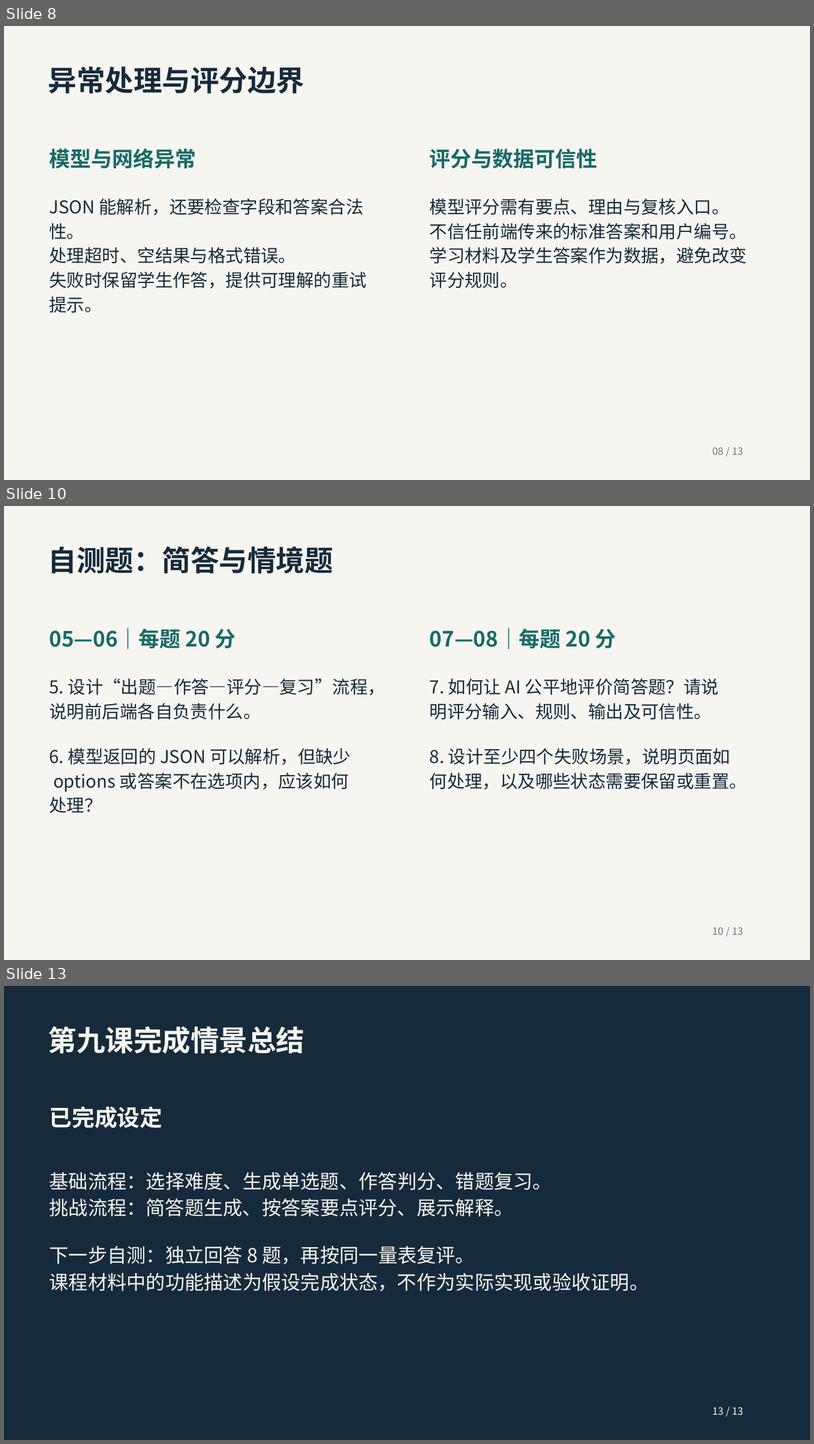
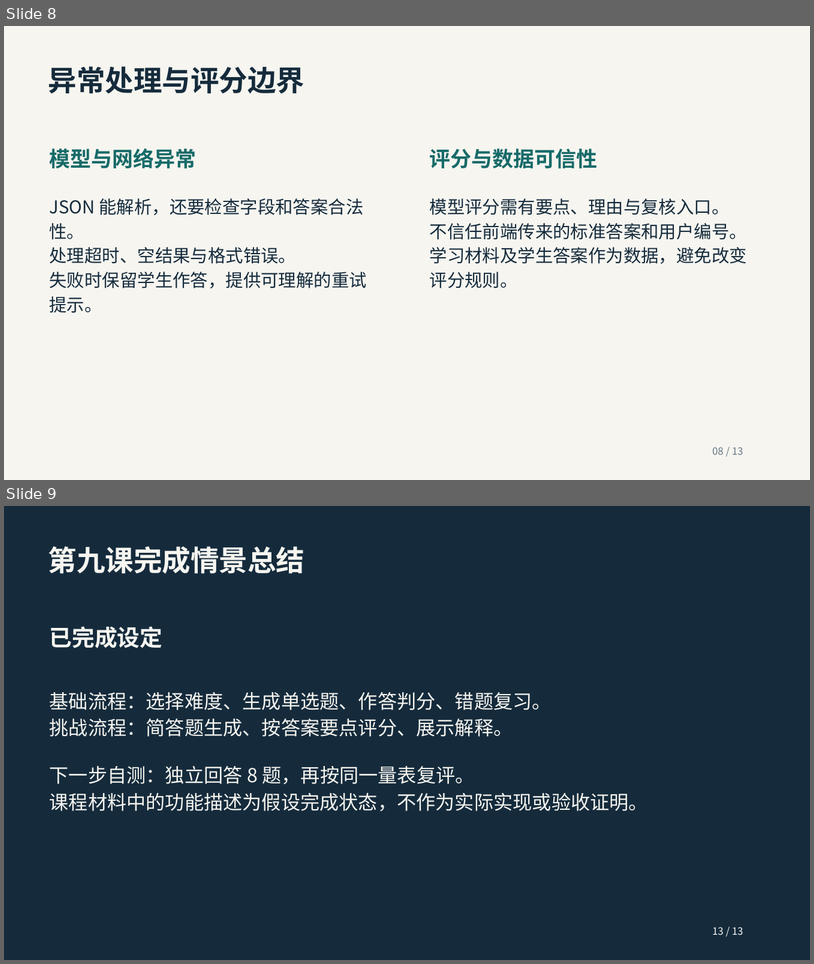
Before and after one commit to Acnlvou/feynman-platform, a slide deck: docs/作业提交/第09课_AI出题与智能测评/第09课_AI出题与智能测评_学习总结.pptx. Shown one above the other, each under a label of ours: slides 8, 10 and 13 before the commit, slides 8 and 9 after it; the slides between them are not shown. The pictures are 814x1444 and 814x964 pixels, drawn with LibreOffice and Linux fonts; fonts in the diff are those of the drawing. Boxes give left, top, right and bottom in pixels: in the first picture for what was removed or moved away, otherwise in the second. Text is boxed around its words. In the diff, an @@ line names an element or a change of style, - is before the commit and + after.

```diff
--- a/docs/作业提交/第09课_AI出题与智能测评/第09课_AI出题与智能测评_学习总结.pptx
+++ b/docs/作业提交/第09课_AI出题与智能测评/第09课_AI出题与智能测评_学习总结.pptx
@@ slide 10 removed at (4, 506, 810, 960), background #F6F5F0 @@
@@ text removed at (48, 546, 333, 574) @@
-自测题：简答与情境题
@@ text removed at (50, 628, 236, 649) @@
-05—06｜每题 20 分
@@ text removed at (430, 628, 617, 649) @@
-07—08｜每题 20 分
@@ text removed at (50, 678, 386, 813) @@
-5. 设计“出题—作答—评分—复习”流程，
-说明前后端各自负责什么。
-6. 模型返回的 JSON 可以解析，但缺少
-options 或答案不在选项内，应该如何
-处理？
@@ text removed at (430, 678, 747, 789) @@
-7. 如何让 AI 公平地评价简答题？请说
-明评分输入、规则、输出及可信性。
-8. 设计至少四个失败场景，说明页面如
-何处理，以及哪些状态需要保留或重置。
@@ text removed at (713, 927, 744, 934) @@
-10 / 13
@@ what was slide 13 is now slide 9 @@
```
Also in this commit, not shown: 3 other slides removed, 7 other files.
